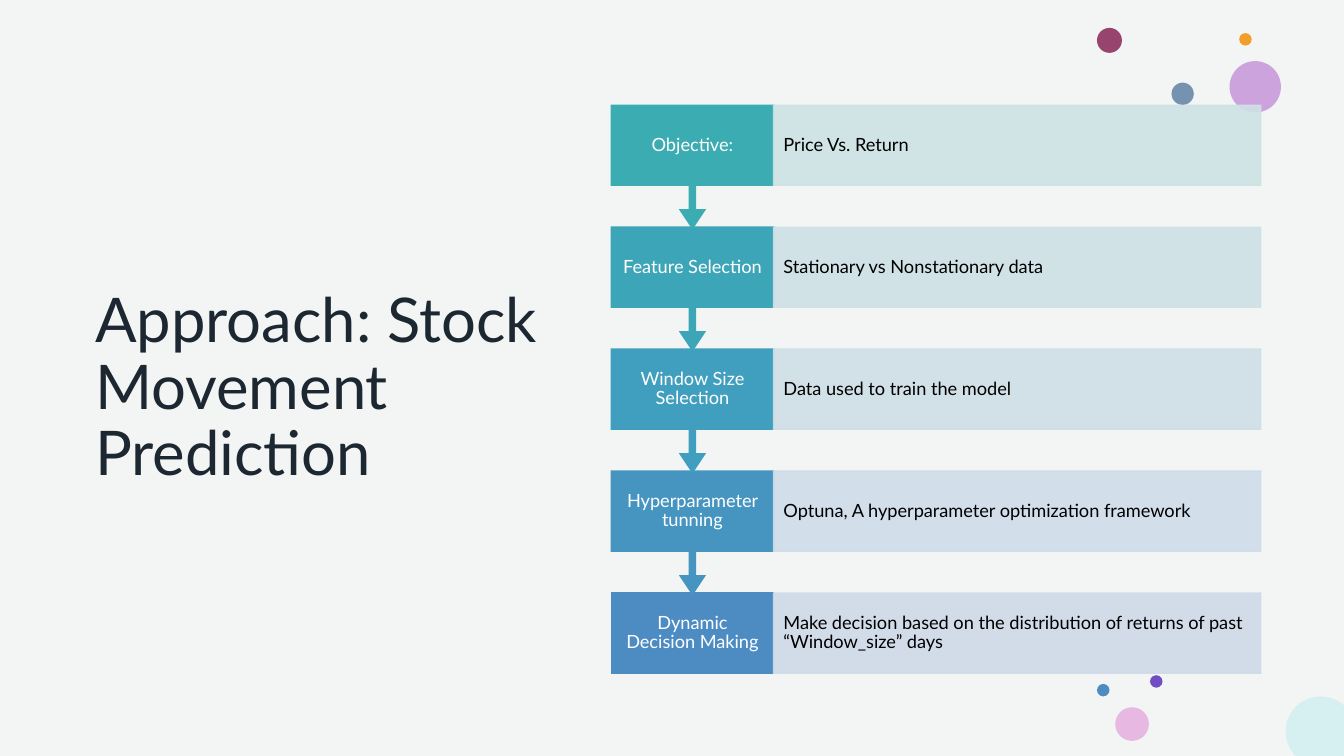
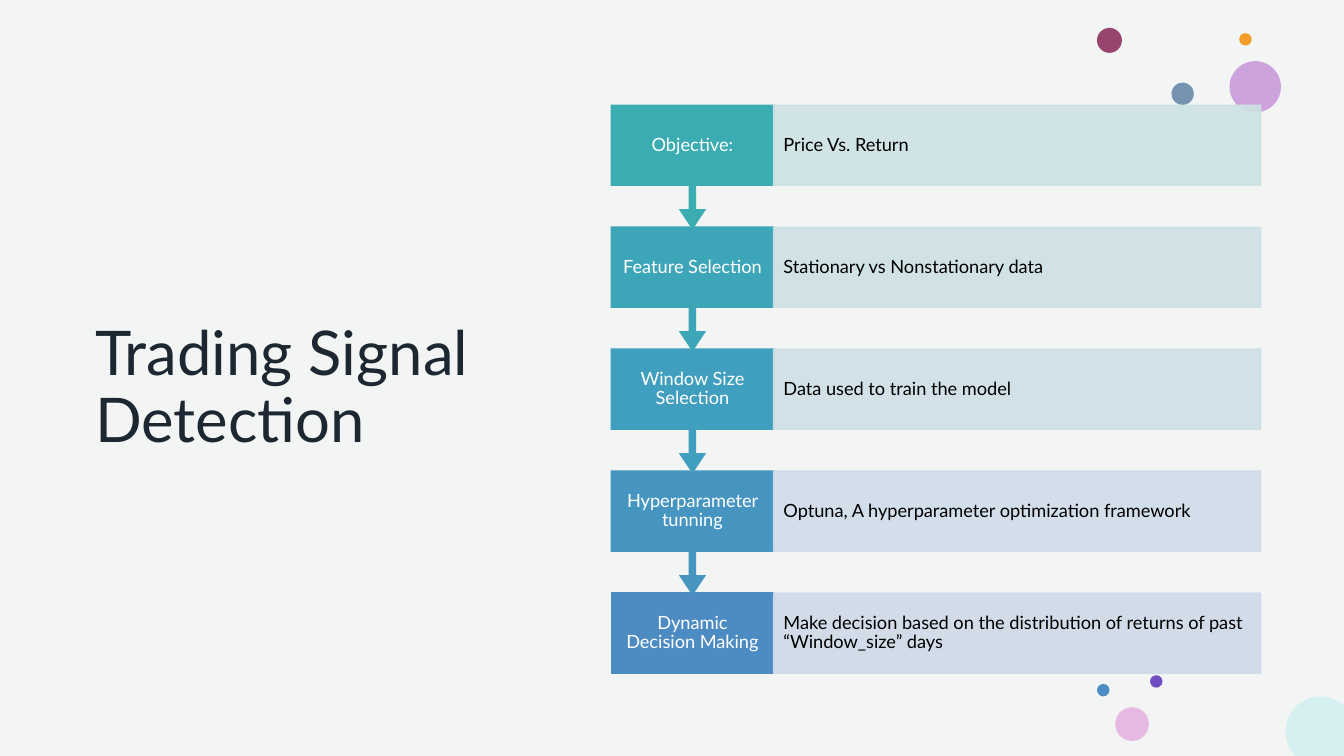
Before and after one commit to howie-zeng/Analyzing-Retail-Sentiment-and-Detecting-Trading-Signals, a slide deck: slide 8 of Presentation.pptx. Drawn at 1344x756 pixels with LibreOffice and Linux fonts; fonts in the diff are those of the drawing. Boxes give left, top, right and bottom in pixels: in the first picture for what was removed or moved away, otherwise in the second. Text is boxed around its words. In the diff, an @@ line names an element or a change of style, - is before the commit and + after.

```diff
--- a/Presentation.pptx
+++ b/Presentation.pptx
@@ title at <box>95,329,469,443</box>: text changed @@
-Approach: Stock Movement Prediction
+Trading Signal Detection
```
Also in this commit, not shown: 4 other slides changed, 3 other files.
